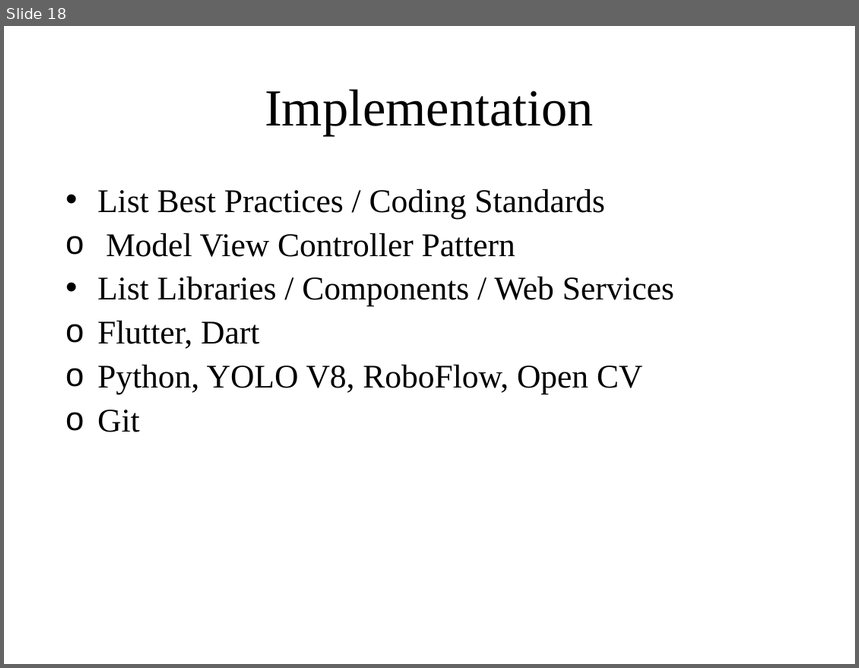
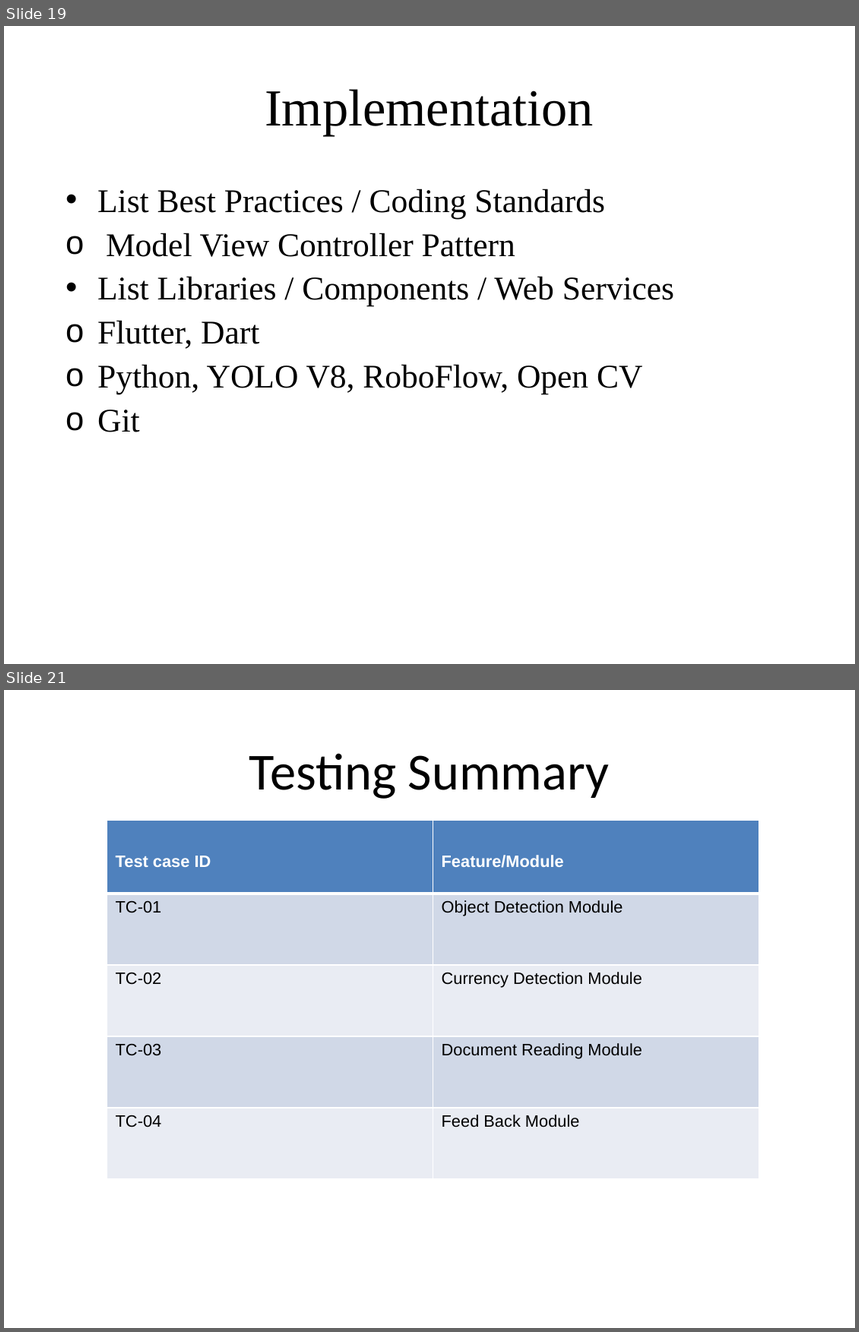
Before and after one commit to usama1123456789/AIEYEGUIDE_FYP1, a slide deck: 07.1 - FYP Presentation_SDP1 (2).pptx. Shown one above the other, each under a label of ours: slide 18 before the commit, slides 19 and 21 after it; the slides between them are not shown. The pictures are 859x668 and 859x1332 pixels, drawn with LibreOffice and Linux fonts; fonts in the diff are those of the drawing; background and template pictures are left out. Boxes give left, top, right and bottom in pixels: in the first picture for what was removed or moved away, otherwise in the second. Text is boxed around its words. In the diff, an @@ line names an element or a change of style, - is before the commit and + after.

```diff
--- a/07.1 - FYP Presentation_SDP1 (2).pptx
+++ b/07.1 - FYP Presentation_SDP1 (2).pptx
@@ slide 21 added at bbox=[4, 690, 855, 1328], background picture (left out) @@
@@ title added at bbox=[249, 753, 609, 799], 44 pt, text #000000 @@
+Testing Summary
@@ table added at bbox=[107, 820, 759, 1185], 5 rows, 2 columns @@
+Test case ID | Feature/Module
+TC-01 | Object Detection Module
+TC-02 | Currency Detection Module
+TC-03 | Document Reading Module
+TC-04 | Feed Back Module
@@ what was slide 18 is now slide 19 @@
```
Also in this commit, not shown: 4 slides changed, 9 other slides added, 17 slides removed.
